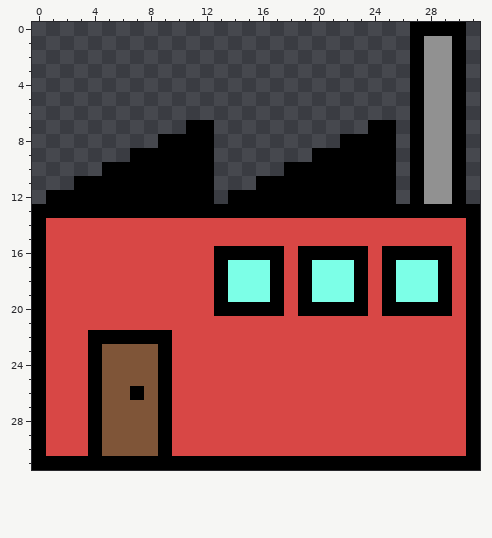
One commit to this pixel-art sprite: android/assets/sprites/factory.png. This is how it looked before the edit.
The file is 32x32 pixels.
And afterwards:
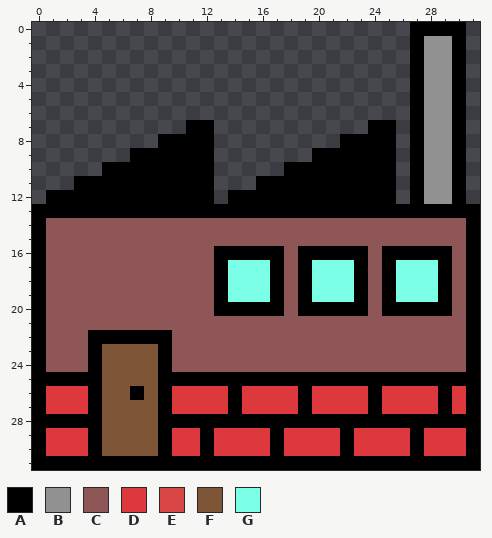
Palette (. is transparent): A #000000  B #919191  C #8f5658  D #dd383d  E #d84745  F #7f5538  G #7cffe7
Changes in this commit:
@@ x 0..31 @@
 13 AAAAAAAAAAAAAAAAAAAAAAAAAAAAAAAA
-14 AEEEEEEEEEEEEEEEEEEEEEEEEEEEEEEA
-15 AEEEEEEEEEEEEEEEEEEEEEEEEEEEEEEA
-16 AEEEEEEEEEEEEAAAAAEAAAAAEAAAAAEA
-17 AEEEEEEEEEEEEAGGGAEAGGGAEAGGGAEA
-18 AEEEEEEEEEEEEAGGGAEAGGGAEAGGGAEA
-19 AEEEEEEEEEEEEAGGGAEAGGGAEAGGGAEA
-20 AEEEEEEEEEEEEAAAAAEAAAAAEAAAAAEA
-21 AEEEEEEEEEEEEEEEEEEEEEEEEEEEEEEA
-22 AEEEAAAAAAEEEEEEEEEEEEEEEEEEEEEA
-23 AEEEAFFFFAEEEEEEEEEEEEEEEEEEEEEA
-24 AEEEAFFFFAEEEEEEEEEEEEEEEEEEEEEA
-25 AEEEAFFFFAEEEEEEEEEEEEEEEEEEEEEA
-26 AEEEAFFAFAEEEEEEEEEEEEEEEEEEEEEA
-27 AEEEAFFFFAEEEEEEEEEEEEEEEEEEEEEA
-28 AEEEAFFFFAEEEEEEEEEEEEEEEEEEEEEA
-29 AEEEAFFFFAEEEEEEEEEEEEEEEEEEEEEA
-30 AEEEAFFFFAEEEEEEEEEEEEEEEEEEEEEA
+14 ACCCCCCCCCCCCCCCCCCCCCCCCCCCCCCA
+15 ACCCCCCCCCCCCCCCCCCCCCCCCCCCCCCA
+16 ACCCCCCCCCCCCAAAAACAAAAACAAAAACA
+17 ACCCCCCCCCCCCAGGGACAGGGACAGGGACA
+18 ACCCCCCCCCCCCAGGGACAGGGACAGGGACA
+19 ACCCCCCCCCCCCAGGGACAGGGACAGGGACA
+20 ACCCCCCCCCCCCAAAAACAAAAACAAAAACA
+21 ACCCCCCCCCCCCCCCCCCCCCCCCCCCCCCA
+22 ACCCAAAAAACCCCCCCCCCCCCCCCCCCCCA
+23 ACCCAFFFFACCCCCCCCCCCCCCCCCCCCCA
+24 ACCCAFFFFACCCCCCCCCCCCCCCCCCCCCA
+25 AAAAAFFFFAAAAAAAAAAAAAAAAAAAAAAA
+26 ADDDAFFAFADDDDADDDDADDDDADDDDADA
+27 ADDDAFFFFADDDDADDDDADDDDADDDDADA
+28 AAAAAFFFFAAAAAAAAAAAAAAAAAAAAAAA
+29 ADDDAFFFFADDADDDDADDDDADDDDADDDA
+30 ADDDAFFFFADDADDDDADDDDADDDDADDDA
 31 AAAAAAAAAAAAAAAAAAAAAAAAAAAAAAAA
Where, in picture pixels (left, top, right, bottom), the same in both pictures:
changed: (46, 218, 466, 456)
